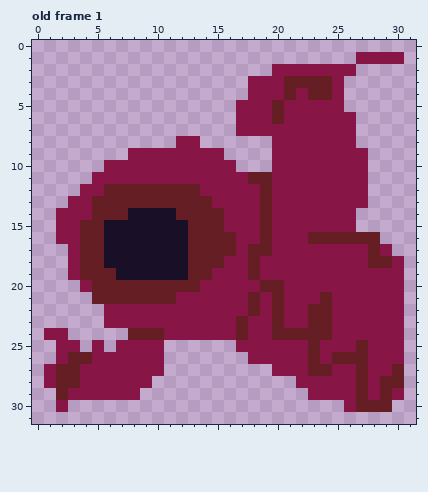
A pixel-art file gets an edit: .dev/ase/hiku-enemies.aseprite. That is the earlier state.
32x32 pixels, 3 frames. Shown: old frame 1. The commit also changed other frames, which this record leaves out.
Now the later version:
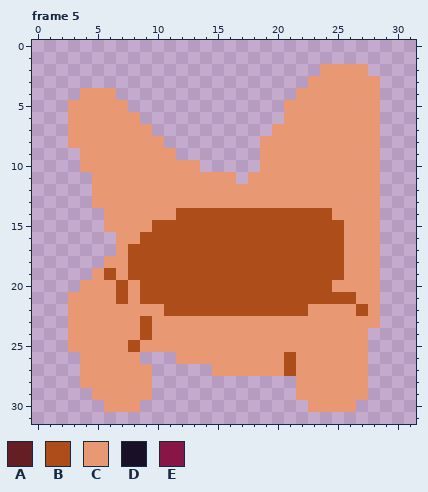
Palette (. is transparent): A #661e25  B #ad4e1a  C #e89973  D #191028  E #871646
A new or re-ordered frame is compared with the old frame closest to it.
From old to new:
frames 3 -> 6
--- frame 5 is new; against old frame 1
@@ x 0..31 @@
  0 ................................
- 1 ...........................EEEE.
- 2 ....................EEEEEEE.....
- 3 ..................EEEAAAAE......
- 4 ..................EEEAEAAE......
- 5 .................EEEAEEEEE......
- 6 .................EEEAEEEEEE.....
- 7 .................EEEEEEEEEE.....
- 8 ............EE......EEEEEEE.....
- 9 ........EEEEEEEE....EEEEEEEE....
-10 ......EEEEEEEEEEE...EEEEEEEE....
-11 .....EEEEEEEEEEEEEAAEEEEEEEE....
-12 ....EEAAAAAAAAEEEEEAEEEEEEEE....
-13 ...EEAAAAAAAAAAEEEEAEEEEEEEE....
-14 ..EEEAAADDDDAAAAEEEAEEEEEEE.....
-15 ..EEAADDDDDDDAAAEEEAEEEEEEE.....
-16 ..EEAADDDDDDDAAAAEEAEEEAAAAAA...
-17 ...EAADDDDDDDAAAAEAAEEEEEEEEAE..
-18 ...EAADDDDDDDAAAEEAEEEEEEEEEAAE.
-19 ...EAAADDDDDDAAEEEAEEEEEEEEEEEE.
-20 ....EAAAAAAAAAEEEEEAAEEEEEEEEEE.
-21 .....AAAAAAAEEEEEEAEAEEEAEEEEEE.
-22 ......EEEEEEEEEEEEAEAEEAAEEEEEE.
-23 ......EEEEEEEEEEEAEEAEEAAEEEEEE.
-24 .EE.....AAAEEEEEEAEEAAAAAEEEEEE.
-25 ..EE.E.EEEE......EEEEEEAEEEAEEE.
-26 ..EAAEEEEEE.......EEEEEAEAAAEEE.
-27 .EAAEEEEEEE.........EEEAAEEAEEA.
-28 .EAAEEEEEE............EEEEEAEAA.
-29 ..AEEEEEE..............EEEEAEAE.
-30 ..E.......................EAAA..
+ 1 ................................
+ 2 ........................CCCC....
+ 3 .......................CCCCCC...
+ 4 ....CCC...............CCCCCCC...
+ 5 ...CCCCC.............CCCCCCCC...
+ 6 ...CCCCCC............CCCCCCCC...
+ 7 ...CCCCCCC..........CCCCCCCCC...
+ 8 ...CCCCCCCC........CCCCCCCCCC...
+ 9 ....CCCCCCCC.......CCCCCCCCCC...
+10 ....CCCCCCCCCC.....CCCCCCCCCC...
+11 .....CCCCCCCCCCCC.CCCCCCCCCCC...
+12 .....CCCCCCCCCCCCCCCCCCCCCCCC...
+13 .....CCCCCCCCCCCCCCCCCCCCCCCC...
+14 ......CCCCCCBBBBBBBBBBBBBCCCC...
+15 ......CCCCBBBBBBBBBBBBBBBBCCC...
+16 .......CCBBBBBBBBBBBBBBBBBCCC...
+17 .......CBBBBBBBBBBBBBBBBBBCCC...
+18 ......CCBBBBBBBBBBBBBBBBBBCCC...
+19 .....CBCBBBBBBBBBBBBBBBBBBCCC...
+20 ....CCCBCBBBBBBBBBBBBBBBBCCCC...
+21 ...CCCCBCBBBBBBBBBBBBBBBBBBCC...
+22 ...CCCCCCCCBBBBBBBBBBBBCCCCBC...
+23 ...CCCCCCBCCCCCCCCCCCCCCCCCCC...
+24 ...CCCCCCBCCCCCCCCCCCCCCCCCC....
+25 ...CCCCCBCCCCCCCCCCCCCCCCCCC....
+26 ....CCCCC...CCCCCCCCCBCCCCCC....
+27 ....CCCCCC.....CCCCCCBCCCCCC....
+28 ....CCCCCC............CCCCCC....
+29 .....CCCCC............CCCCCC....
+30 ......CCC..............CCCC.....
 31 ................................
Where, in picture pixels (left, top, right, bottom), the same in both pictures:
changed: (44, 52, 404, 412)
